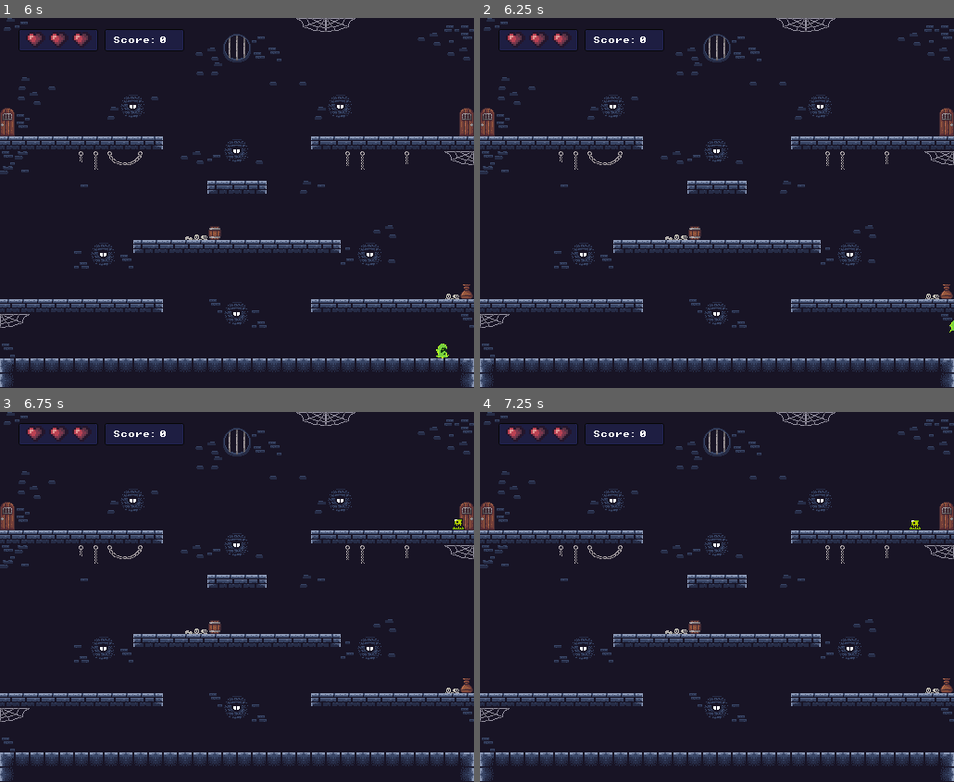
Above: before the commit, frames 1-4 (two rows, left to right).
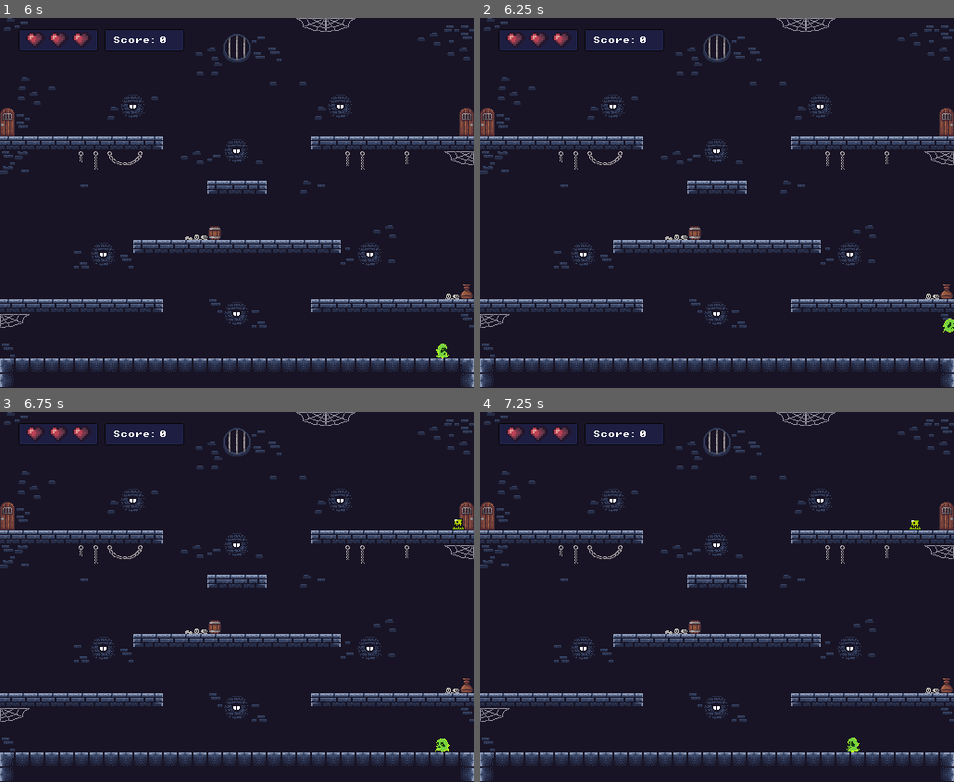
Above: after the commit, the same moments.

Repository: Iizakku/tiimi4_gamejam
Game: Godot game, scene res://Scenes/Levels/MainMenu.tscn
Same seed, same stepped clock (60 frames per second), same inputs: the game is played once before the commit and once after it.
Inputs:
- Up to frame 1 (6 s): click "Start game" at 0.5 s; click "Start game" at 1.25 s; click "Start" at 2 s; hold D (move_right) 2.78-4.28 s; tap Space (jump) at 3.02, 3.77, 5.27 s; hold Left (move_left) 4.28-5.03 s; hold D (move_right) from 5.03 s (still down)
- Up to frame 2 (6.25 s): keep holding D (move_right); tap Space (jump) at 6.02 s
- Up to frame 3 (6.75 s): release D (move_right) at 6.53 s; hold Left (move_left) from 6.53 s (still down)
- Up to frame 4 (7.25 s): keep holding Left (move_left); tap Space (jump) at 6.77 s

Frame 1 is identical in both runs. In frame 2, less than 0.1% of the frame differs, in the area x 97-100%, y 81-85%; in frame 3, less than 0.1%, in the area x 91-95%, y 88-92%; in frame 4, less than 0.1%.

Commit message:
Lisätty kentän reunalle rajat pelaajalle

Diff:
--- a/gamejam/Scenes/Levels/level.tscn
+++ b/gamejam/Scenes/Levels/level.tscn
@@ -14,6 +14,9 @@
 
 [sub_resource type="RectangleShape2D" id="RectangleShape2D_jbixu"]
 size = Vector2(21.75, 33)
+
+[sub_resource type="SegmentShape2D" id="SegmentShape2D_i5435"]
+a = Vector2(0, 408)
 
 [node name="Level" type="Node2D"]
 script = ExtResource("1_i5435")
@@ -65,6 +68,20 @@
 [node name="RightSpawn" type="Marker2D" parent="."]
 position = Vector2(518, 294)
 
+[node name="Area2D" type="StaticBody2D" parent="."]
+collision_layer = 2
+
+[node name="CollisionShape2D" type="CollisionShape2D" parent="Area2D"]
+position = Vector2(-2, -7)
+shape = SubResource("SegmentShape2D_i5435")
+
+[node name="Area2D2" type="StaticBody2D" parent="."]
+collision_layer = 2
+
+[node name="CollisionShape2D" type="CollisionShape2D" parent="Area2D2"]
+position = Vector2(514, -10)
+shape = SubResource("SegmentShape2D_i5435")
+
 [connection signal="timeout" from="Spawner/Timer" to="Spawner" method="_on_timer_timeout"]
 [connection signal="timeout" from="Spawner2/Timer" to="Spawner2" method="_on_timer_timeout"]
 [connection signal="body_entered" from="LeftPortal" to="." method="_on_left_portal_body_entered"]
Not shown: 1 places in gamejam/Scenes/Levels/level.tscn that only renumber resources
